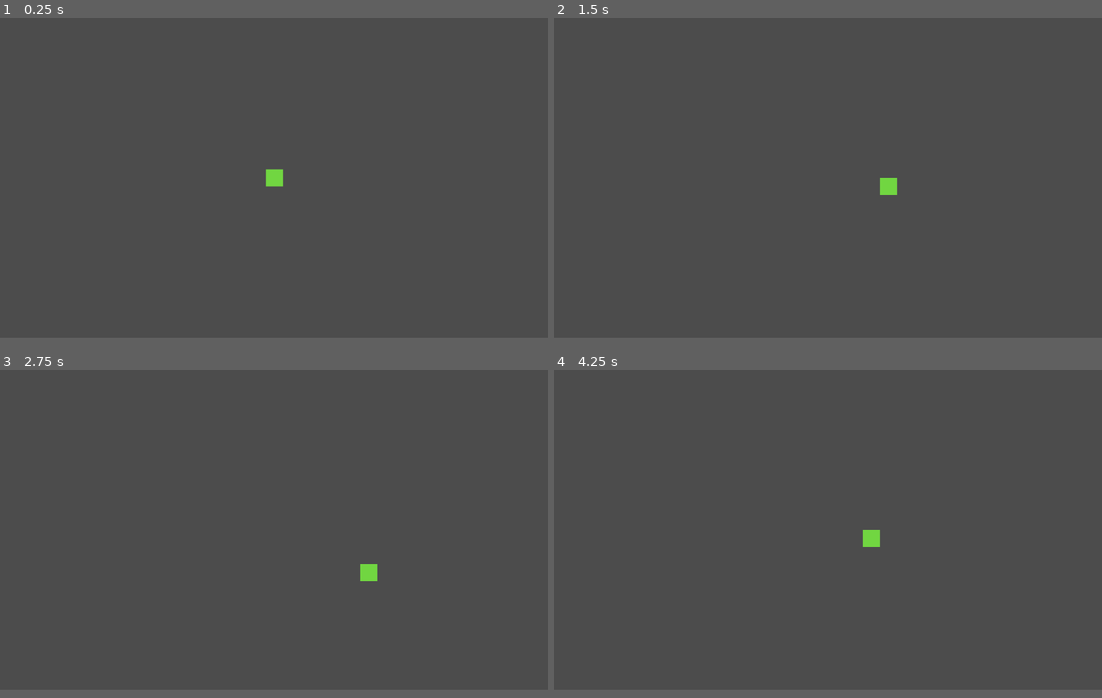
Above: before the commit, frames 1-4 (two rows, left to right).
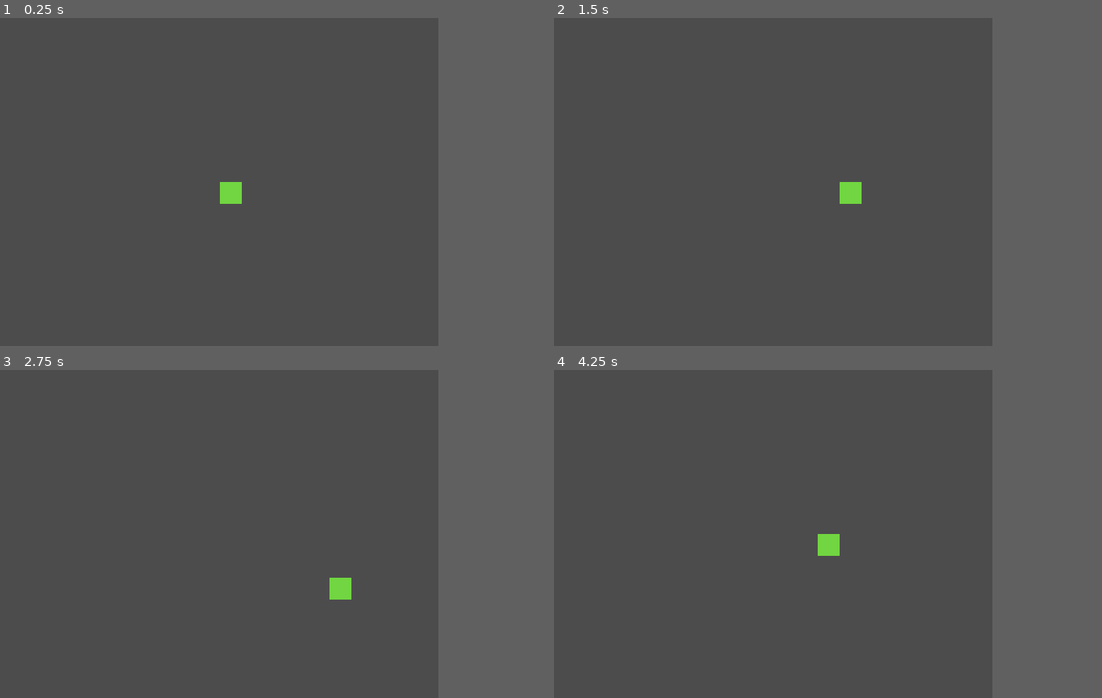
Above: after the commit, the same moments.

Repository: Jefferson023/cobra_game
Game: Godot game, scene res://game.tscn
Same seed, same stepped clock (60 frames per second), same inputs: the game is played once before the commit and once after it.
Inputs:
- Up to frame 1 (0.25 s): no input
- Up to frame 2 (1.5 s): hold D (ui_right) 0.53-1.28 s; tap Enter at 1.25 s; hold S (ui_down) from 1.28 s (still down)
- Up to frame 3 (2.75 s): release S (ui_down) at 2.03 s; hold D (ui_right) from 2.03 s (still down)
- Up to frame 4 (4.25 s): release D (ui_right) at 2.78 s; hold W (ui_up) 2.78-3.53 s; hold A (ui_left) from 3.53 s (still down)
In our replay, the window is 800x468 before the commit and 640x480 after it. These sizes can differ from the game's own. Grey fills any space a smaller window leaves; there, only what the larger window draws over its background counts as a difference.

The runs differ from the first frame. In frame 1, 0.4% of the frame differs, in the area x 40-52%, y 46-57%; in frame 2, 0.4%; in frame 3, 0.4%; in frame 4, 0.4%.

Commit message:
movimentacao pronta

Diff:
--- a/cabeca_cobra.gd
+++ b/cabeca_cobra.gd
@@ -5,7 +5,7 @@
 var cell_width = 0
 var cell_height = 0
 var direction = Vector2.ZERO
-var cell_pos = Vector2.ZERO
+var cell_pos = null
 
 func _ready():
 	var viewport = get_viewport_rect()
@@ -13,6 +13,8 @@
 	cell_height = $cobra_sprite.texture.get_height()
 	n_rows = ceil(viewport.size.y/cell_height)
 	n_cols = ceil(viewport.size.x/cell_width)
+	cell_pos = Vector2(n_cols/2, n_rows/2)
+	position = get_cell_pos(cell_pos)
 
 func get_cell_pos(cell):
 	var x = cell.x
@@ -29,9 +31,20 @@
 	elif (Input.is_action_just_pressed("ui_right")):
 		direction = Vector2.RIGHT
 
-	#move_and_collide(get_cell_pos(cell_pos))
-
 
 func _on_Timer_timeout():
+	if (cell_pos.x < 0):
+		cell_pos.x = n_cols
+
+	elif (cell_pos.x > n_cols):
+		cell_pos.x = 0
+
+	elif (cell_pos.y < 0):
+		cell_pos.y = n_rows
+
+	elif (cell_pos.y > n_rows):
+		cell_pos.y = 0
+
 	cell_pos += direction
+	print(cell_pos)
 	position = get_cell_pos(cell_pos)
--- a/cobra.gd
+++ b/cobra.gd
@@ -1,13 +1,6 @@
 extends Node2D
 
 func _ready():
-	var viewport = get_viewport_rect()
-	position.x = viewport.size.x/2
-	position.y = viewport.size.y/2
-
+	pass
 #func _process(delta):
 #	pass
-
-
-func _on_Timer_timeout():
-	pass # Replace with function body.
--- a/project.godot
+++ b/project.godot
@@ -17,6 +17,11 @@
 
 config/name="cobrinha"
 run/main_scene="res://game.tscn"
+
+[display]
+
+window/size/width=640
+window/size/height=480
 
 [input]
 
